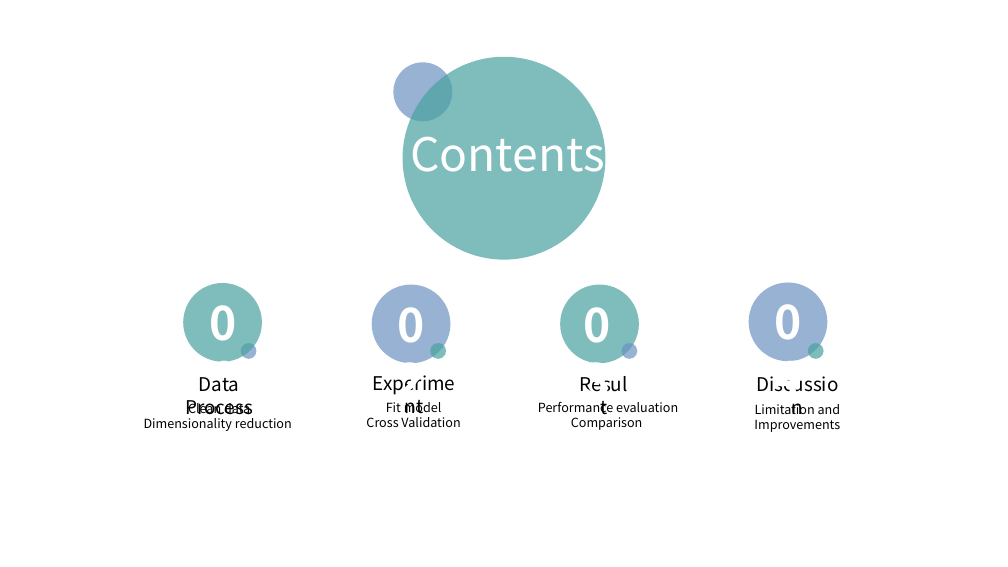
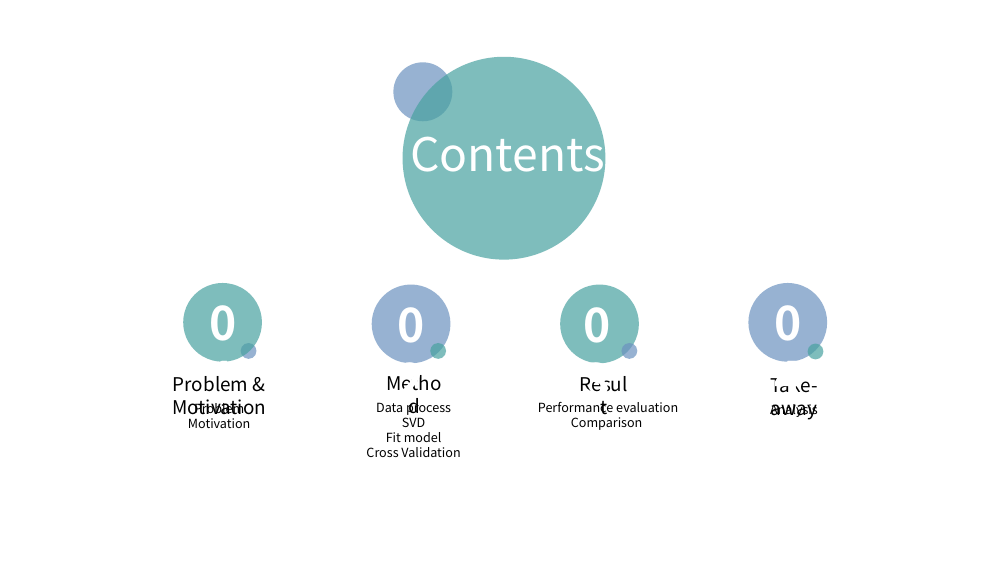
Before and after one commit to leasonliu/UIike, a slide deck: slide 2 of DM_PRESENTATION.pptx. Drawn at 1008x567 pixels with LibreOffice and Linux fonts; fonts in the diff are those of the drawing; background and template pictures are left out. Boxes give left, top, right and bottom in pixels: in the first picture for what was removed or moved away, otherwise in the second. Text is boxed around its words. In the diff, an @@ line names an element or a change of style, - is before the commit and + after.

```diff
--- a/DM_PRESENTATION.pptx
+++ b/DM_PRESENTATION.pptx
@@ text at (172, 376, 266, 420): text changed @@
-Data Process
+Problem & Motivation
@@ text at (375, 368, 453, 398): text changed @@
-Experiment
+Method
@@ text at (770, 378, 818, 420): text changed @@
-Discussion
+Take-away
@@ text at (188, 400, 250, 428): text changed @@
-Clean data
-Dimensionality reduction
+Problem
+Motivation
@@ text at (376, 399, 451, 427): paragraphs added @@
+Data process
+SVD
@@ text removed at (754, 403, 841, 432) @@
-Limitation and
-Improvements
@@ text added at (770, 404, 818, 418), 12 pt, text #000000 @@
+Analysis
```
Also in this commit, not shown: 4 other slides changed, 15 slides added, 13 slides removed, 2 other files.
